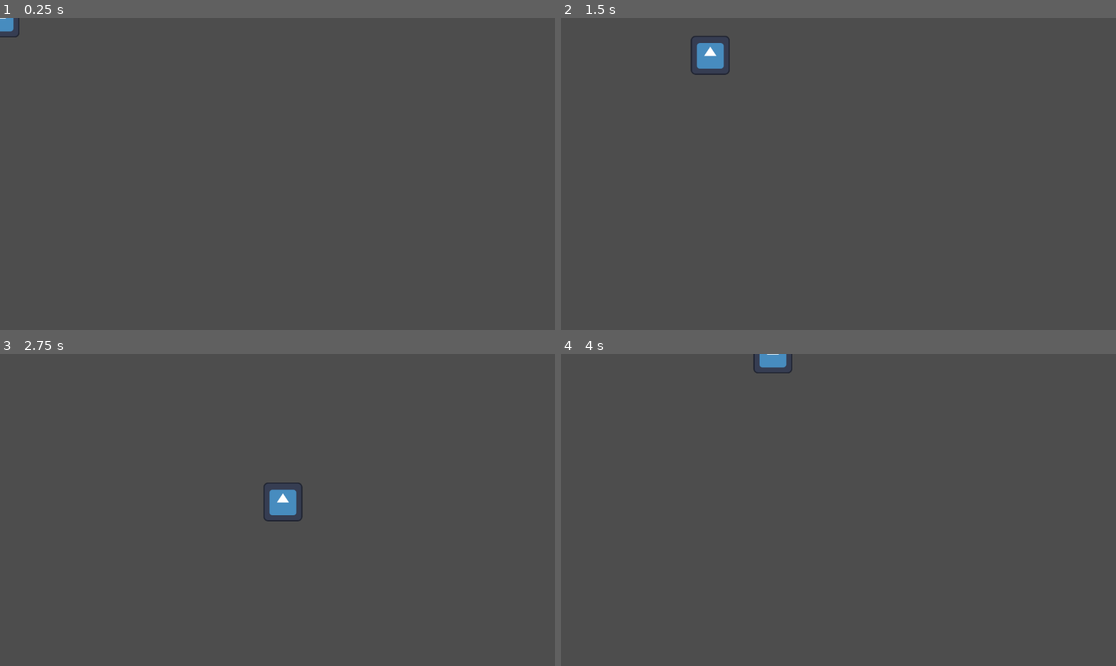
Above: before the commit, frames 1-4 (two rows, left to right).
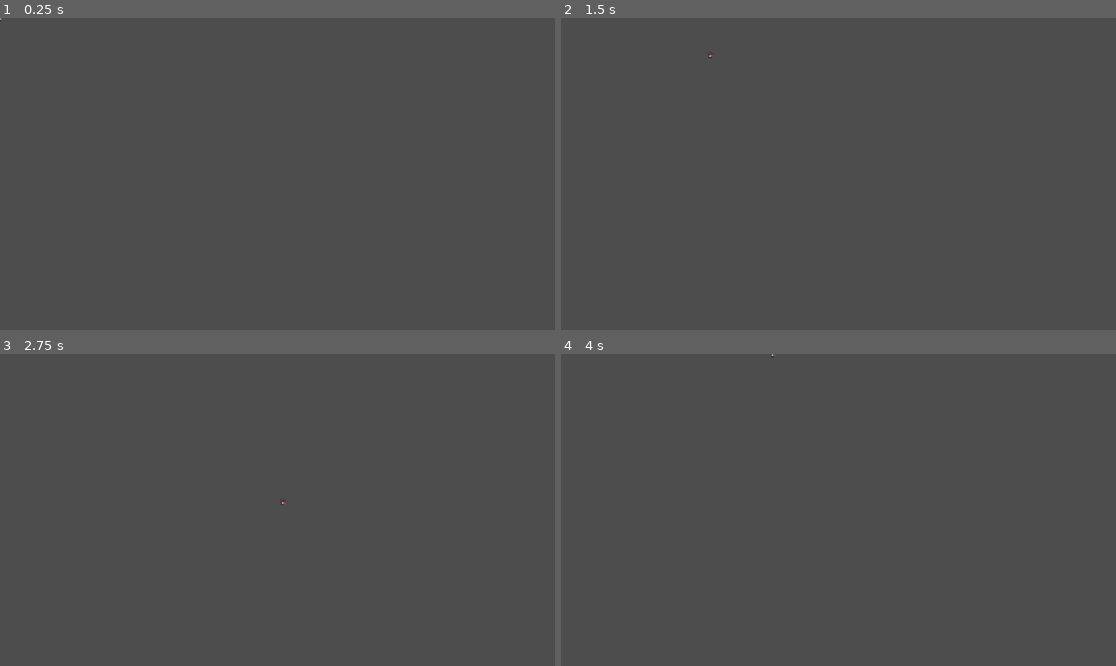
Above: after the commit, the same moments.

Repository: JayCarltonArts/FirstJam
Game: Godot game, scene res://scenes/player.tscn
Same seed, same stepped clock (60 frames per second), same inputs: the game is played once before the commit and once after it. The engine's default icon, where the game draws it, is replaced by a stand-in: a white triangle on a blue panel in a dark square.
Inputs:
- Up to frame 1 (0.25 s): no input
- Up to frame 2 (1.5 s): tap Enter at 0.5 s; hold Right (ui_right) 0.53-1.28 s; hold Down (ui_down) from 1.28 s (still down)
- Up to frame 3 (2.75 s): release Down (ui_down) at 2.03 s; hold Right (ui_right) from 2.03 s (still down)
- Up to frame 4 (4 s): release Right (ui_right) at 2.78 s; hold Up (ui_up) 2.78-3.53 s; hold Left (ui_left) from 3.53 s (still down)

The runs differ from the first frame. In frame 1, 0.1% of the frame differs, in the area x 0-4%, y 0-7%; in frame 2, 0.5%; in frame 3, 0.5%, in the area x 47-55%, y 41-54%; in frame 4, 0.3%.

Commit message:
Added Character Sprites
Player and npc

Diff:
--- a/project.godot
+++ b/project.godot
@@ -21,6 +21,7 @@
 
 [rendering]
 
+textures/canvas_textures/default_texture_filter=0
 renderer/rendering_method="mobile"
 
 [xogot]
--- a/scenes/player.tscn
+++ b/scenes/player.tscn
@@ -1,21 +1,88 @@
-[gd_scene load_steps=5 format=3 uid="uid://btar8jrejgg6j"]
+[gd_scene load_steps=15 format=3 uid="uid://btar8jrejgg6j"]
 
 [ext_resource type="Script" path="res://scripts/player.gd" id="1_ob53i"]
-[ext_resource type="Texture2D" uid="uid://ca4k6ap6nmmup" path="res://icon.svg" id="2_pdhlp"]
+[ext_resource type="Texture2D" uid="uid://fl1tqibi4blg" path="res://Art/Love Provides- Character Sprites.png" id="2_i8sgo"]
+
+[sub_resource type="AtlasTexture" id="AtlasTexture_qbfco"]
+atlas = ExtResource("2_i8sgo")
+region = Rect2(128, 64, 32, 32)
+
+[sub_resource type="AtlasTexture" id="AtlasTexture_df4dr"]
+atlas = ExtResource("2_i8sgo")
+region = Rect2(192, 64, 32, 32)
+
+[sub_resource type="AtlasTexture" id="AtlasTexture_bhpdp"]
+atlas = ExtResource("2_i8sgo")
+region = Rect2(224, 64, 32, 32)
+
+[sub_resource type="AtlasTexture" id="AtlasTexture_54kxw"]
+atlas = ExtResource("2_i8sgo")
+region = Rect2(160, 64, 32, 32)
+
+[sub_resource type="AtlasTexture" id="AtlasTexture_e4csr"]
+atlas = ExtResource("2_i8sgo")
+region = Rect2(256, 64, 32, 32)
+
+[sub_resource type="AtlasTexture" id="AtlasTexture_w6j8p"]
+atlas = ExtResource("2_i8sgo")
+region = Rect2(192, 64, 32, 32)
+
+[sub_resource type="AtlasTexture" id="AtlasTexture_h1p0v"]
+atlas = ExtResource("2_i8sgo")
+region = Rect2(128, 64, 32, 32)
+
+[sub_resource type="AtlasTexture" id="AtlasTexture_jkjp3"]
+atlas = ExtResource("2_i8sgo")
+region = Rect2(224, 64, 32, 32)
+
+[sub_resource type="AtlasTexture" id="AtlasTexture_agxqm"]
+atlas = ExtResource("2_i8sgo")
+region = Rect2(256, 64, 32, 32)
+
+[sub_resource type="AtlasTexture" id="AtlasTexture_7ydmk"]
+atlas = ExtResource("2_i8sgo")
+region = Rect2(160, 64, 32, 32)
 
 [sub_resource type="SpriteFrames" id="SpriteFrames_bhppw"]
 animations = [{
 "frames": [{
 "duration": 1.0,
-"texture": ExtResource("2_pdhlp")
+"texture": SubResource("AtlasTexture_qbfco")
+}, {
+"duration": 1.0,
+"texture": SubResource("AtlasTexture_df4dr")
+}, {
+"duration": 1.0,
+"texture": SubResource("AtlasTexture_bhpdp")
+}, {
+"duration": 1.0,
+"texture": SubResource("AtlasTexture_54kxw")
+}, {
+"duration": 1.0,
+"texture": SubResource("AtlasTexture_e4csr")
+}, {
+"duration": 1.0,
+"texture": SubResource("AtlasTexture_w6j8p")
+}, {
+"duration": 1.0,
+"texture": SubResource("AtlasTexture_h1p0v")
+}, {
+"duration": 1.0,
+"texture": SubResource("AtlasTexture_jkjp3")
+}, {
+"duration": 1.0,
+"texture": SubResource("AtlasTexture_agxqm")
+}, {
+"duration": 1.0,
+"texture": SubResource("AtlasTexture_7ydmk")
 }],
-"loop": true,
+"loop": false,
 "name": &"default",
 "speed": 5.0
 }]
 
 [sub_resource type="RectangleShape2D" id="RectangleShape2D_dsv7j"]
-size = Vector2(18, 18)
+size = Vector2(2, 2)
 
 [node name="Player" type="CharacterBody2D"]
 script = ExtResource("1_ob53i")
@@ -24,6 +91,10 @@
 position = Vector2(4.76837e-07, 9.53674e-07)
 scale = Vector2(0.158203, 0.158203)
 sprite_frames = SubResource("SpriteFrames_bhppw")
+frame = 9
+frame_progress = 1.0
 
 [node name="CollisionShape2D" type="CollisionShape2D" parent="."]
+position = Vector2(-0.1, 0)
+scale = Vector2(1.2, 1.6)
 shape = SubResource("RectangleShape2D_dsv7j")
Binary file added: Art/Love Provides- Character Sprites.png
Not shown, added: Art/Love Provides- Character Sprites.png.import
Binary file added: Art/Love Provides-Character Sprites.png
Not shown, added: Art/Love Provides-Character Sprites.png.import
Not shown, added: Archive.zip
